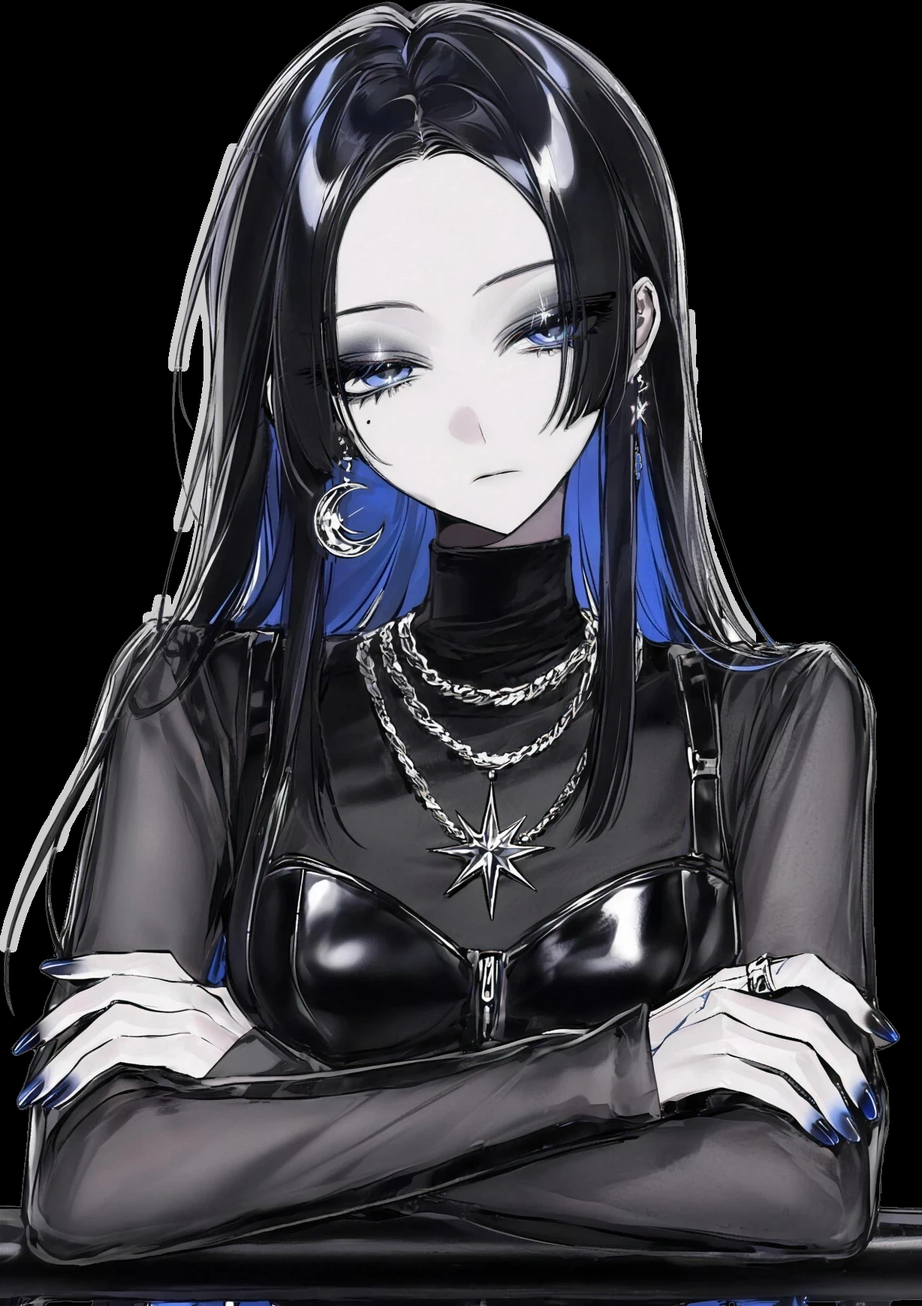
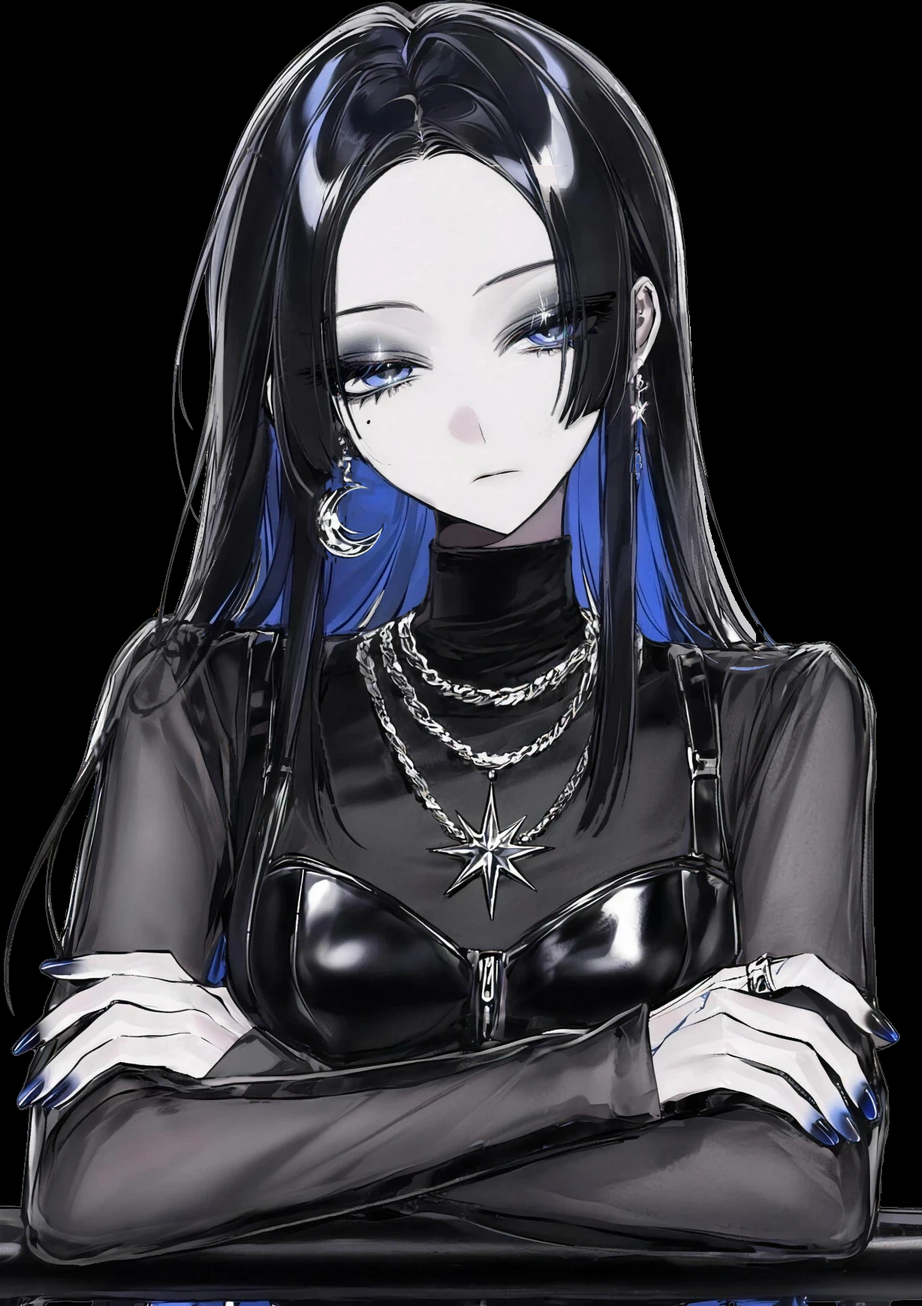
The second (922, 1306) image is a revision of the first. Changes to its layers:
painted on "front_hair" over 50, 150, 767, 983
painted on "earMoon" over 311, 433, 387, 560
painted on "strand02" over 547, 98, 788, 842
painted on "strand01" over 112, 147, 438, 847
painted on "strand00" over 6, 731, 109, 949
painted on "underHair" over 0, 97, 788, 953
painted on "REFERENCE (ignored)" over 290, 177, 621, 539
